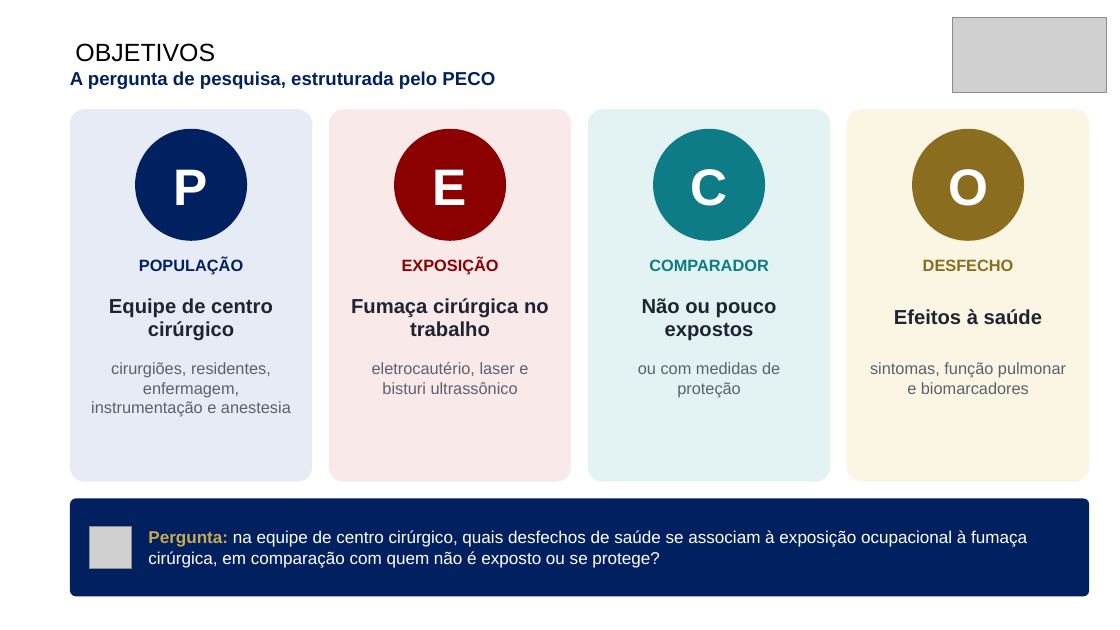
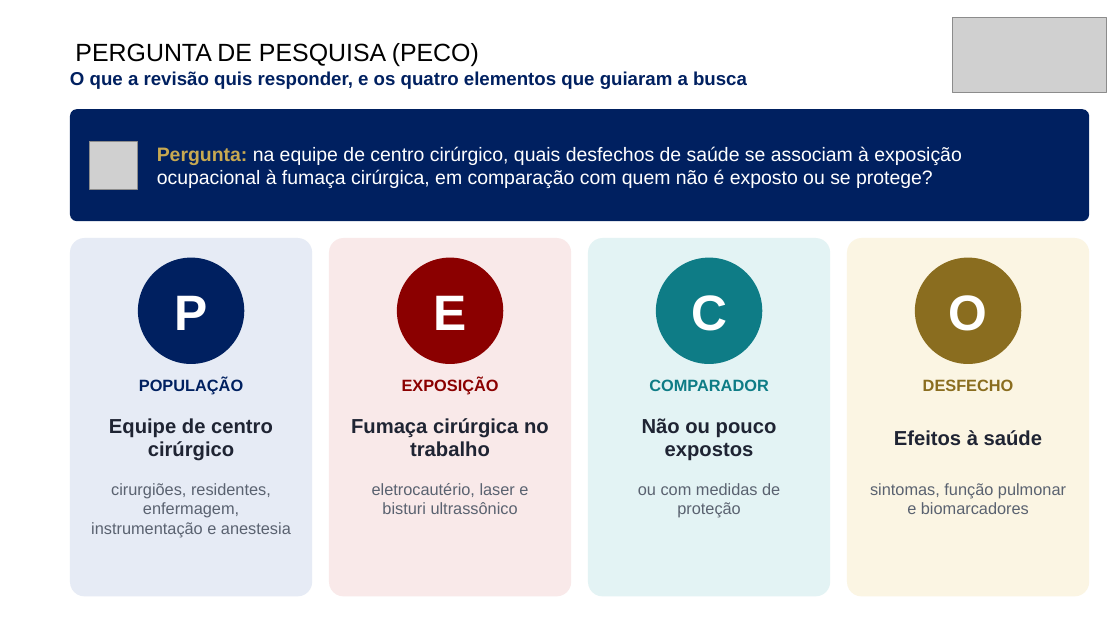
Before and after one commit to ravibuzz/IC-fumaca, a slide deck: slide 4 of apresentacao/SEMICA_Fumaca_Cirurgica_Baccaro_ENXUTA.pptx. Drawn at 1120x630 pixels with LibreOffice and Linux fonts; fonts in the diff are those of the drawing; grey boxes stand for pictures; background and template pictures are left out. Boxes give left, top, right and bottom in pixels: in the first picture for what was removed or moved away, otherwise in the second. Text is boxed around its words. In the diff, an @@ line names an element or a change of style, - is before the commit and + after.

```diff
--- a/apresentacao/SEMICA_Fumaca_Cirurgica_Baccaro_ENXUTA.pptx
+++ b/apresentacao/SEMICA_Fumaca_Cirurgica_Baccaro_ENXUTA.pptx
@@ text at [75, 43, 479, 66]: text changed @@
-OBJETIVOS
+PERGUNTA DE PESQUISA (PECO)
@@ text at [70, 71, 747, 89]: text changed @@
-A pergunta de pesquisa, estruturada pelo PECO
+O que a revisão quis responder, e os quatro elementos que guiaram a busca
@@ rounded rectangle: place and size @@
-rounded rectangle at [70, 498, 1089, 596]
+rounded rectangle at [70, 109, 1089, 221]
@@ text "Pergunta: na equipe de centro ...": place and size @@
-text "Pergunta: na equipe de centro ..." at [148, 530, 1027, 568]
+text "Pergunta: na equipe de centro ..." at [157, 146, 961, 188]
@@ text "Pergunta: na equipe de centro ..." at [157, 146, 961, 188]: size 22 to 25 pt @@
@@ picture: place and size @@
-picture at [90, 526, 132, 568]
+picture at [90, 141, 137, 189]
@@ rounded rectangle: place and size @@
-rounded rectangle at [70, 109, 312, 482]
+rounded rectangle at [70, 238, 312, 596]
@@ rounded rectangle: place and size @@
-rounded rectangle at [329, 109, 572, 482]
+rounded rectangle at [329, 238, 572, 596]
@@ rounded rectangle: place and size @@
-rounded rectangle at [588, 109, 830, 482]
+rounded rectangle at [588, 238, 830, 596]
@@ rounded rectangle: place and size @@
-rounded rectangle at [847, 109, 1089, 482]
+rounded rectangle at [847, 238, 1089, 596]
@@ ellipse "P": place and size @@
-ellipse "P" at [135, 129, 247, 241]
+ellipse "P" at [138, 258, 244, 364]
@@ ellipse "E": place and size @@
-ellipse "E" at [394, 129, 506, 241]
+ellipse "E" at [397, 258, 503, 364]
@@ ellipse "C": place and size @@
-ellipse "C" at [653, 129, 765, 241]
+ellipse "C" at [656, 258, 762, 364]
@@ size 66 to 64 pt in 4 elements at [138, 258, 244, 364], [397, 258, 503, 364], [656, 258, 762, 364], [915, 258, 1021, 364] @@
@@ ellipse "O": place and size @@
-ellipse "O" at [912, 129, 1024, 241]
+ellipse "O" at [915, 258, 1021, 364]
@@ 8 texts: place and size @@
-8 texts at [109, 257, 1042, 341]
+8 texts at [109, 378, 1042, 461]
@@ text "cirurgiões, residentes, enfermagem, instrumentação e ...": place and size @@
-text "cirurgiões, residentes, enfermagem, instrumentação e ..." at [91, 362, 291, 417]
+text "cirurgiões, residentes, enfermagem, instrumentação e ..." at [91, 483, 291, 538]
@@ text "eletrocautério, laser e bisturi ultrassônico": place and size @@
-text "eletrocautério, laser e bisturi ultrassônico" at [372, 362, 528, 394]
+text "eletrocautério, laser e bisturi ultrassônico" at [372, 483, 528, 514]
@@ text "ou com medidas de proteção": place and size @@
-text "ou com medidas de proteção" at [638, 362, 780, 398]
+text "ou com medidas de proteção" at [638, 483, 780, 518]
@@ text "sintomas, função pulmonar e biomarcadores": place and size @@
-text "sintomas, função pulmonar e biomarcadores" at [870, 362, 1066, 394]
+text "sintomas, função pulmonar e biomarcadores" at [870, 483, 1066, 514]
```
Also in this commit, not shown: 6 other files.
